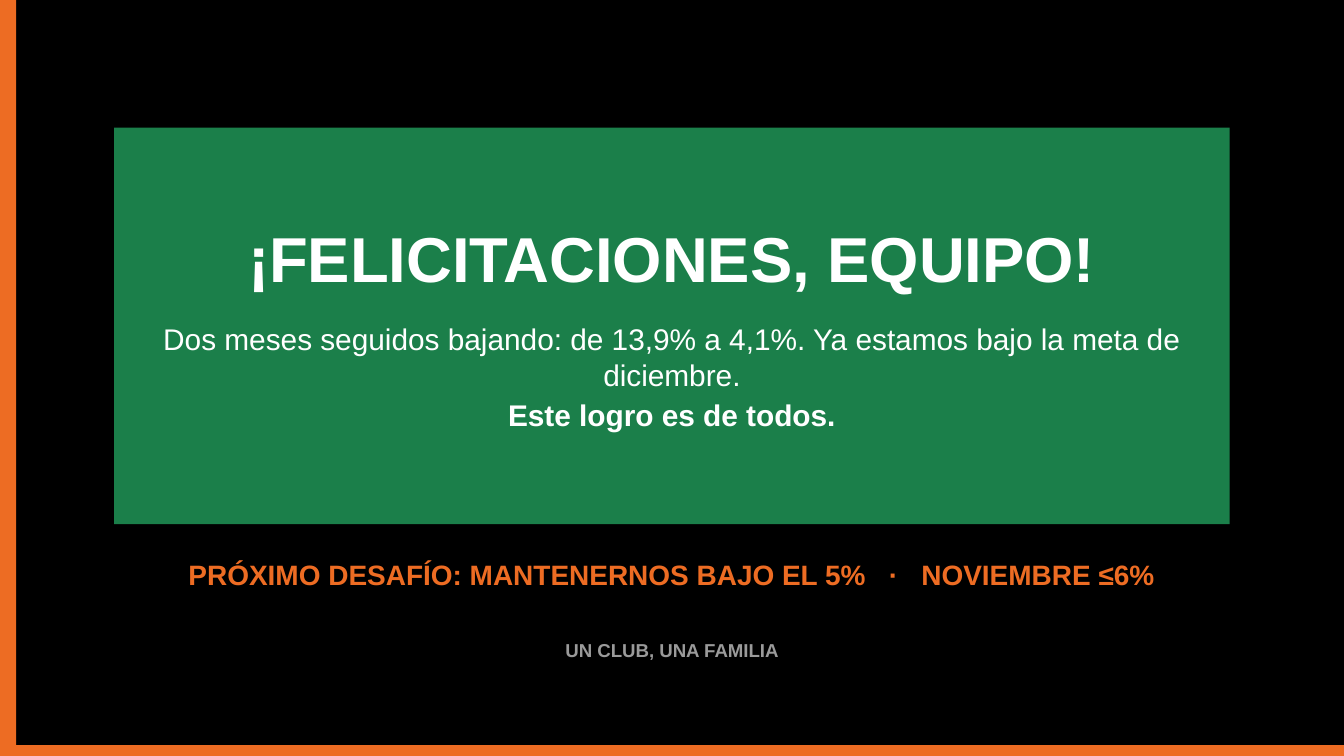
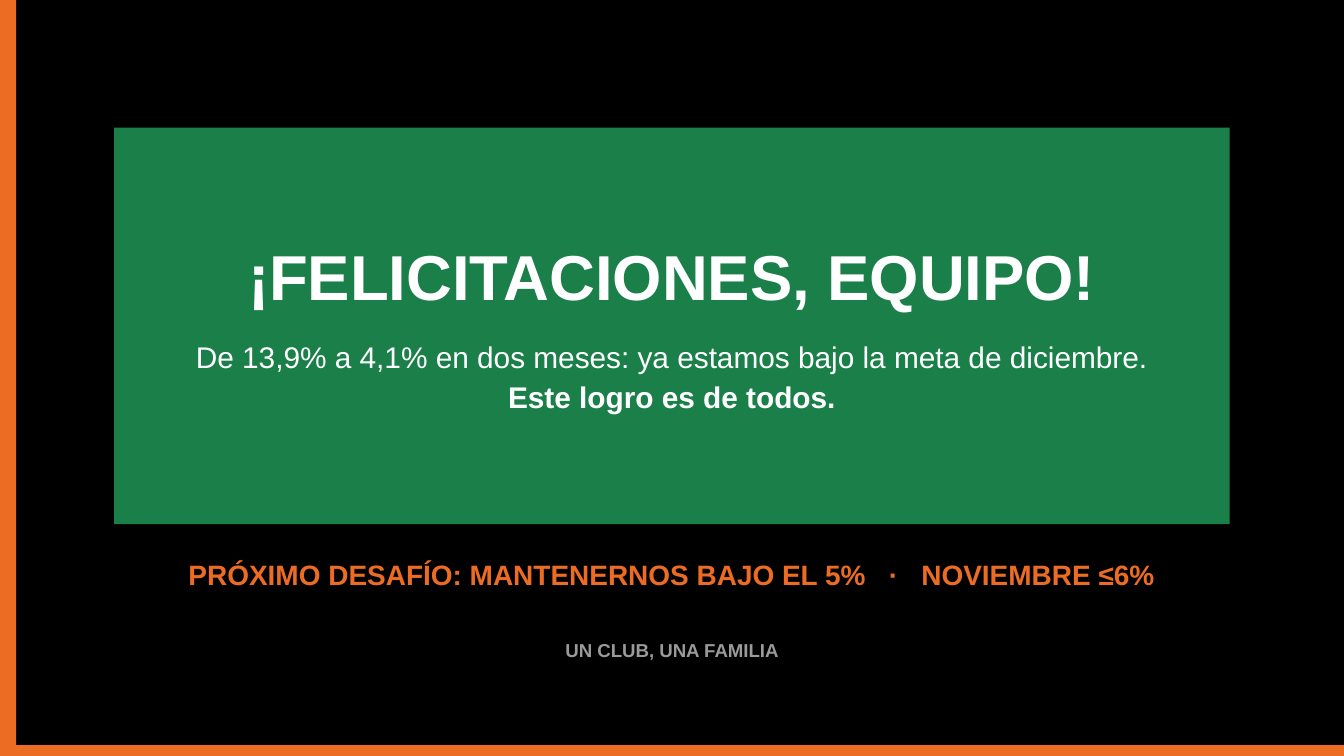
Before and after one commit to seanduarteu-cyber/PRODUCCION-PLAYMAKER, a slide deck: slide 7 of PMK_Equipo_Octubre2026.pptx. Drawn at 1344x756 pixels with LibreOffice and Linux fonts; fonts in the diff are those of the drawing. Boxes give left, top, right and bottom in pixels: in the first picture for what was removed or moved away, otherwise in the second. Text is boxed around its words. In the diff, an @@ line names an element or a change of style, - is before the commit and + after.

```diff
--- a/PMK_Equipo_Octubre2026.pptx
+++ b/PMK_Equipo_Octubre2026.pptx
@@ text in rectangle at (x1=196, y1=346, x2=1147, y2=374): text changed @@
-Dos meses seguidos bajando: de 13,9% a 4,1%. Ya estamos bajo la meta de diciembre.
+De 13,9% a 4,1% en dos meses: ya estamos bajo la meta de diciembre.
```
Also in this commit, not shown: 2 other slides changed, 1 slide added, 1 slide removed, 5 other files.
